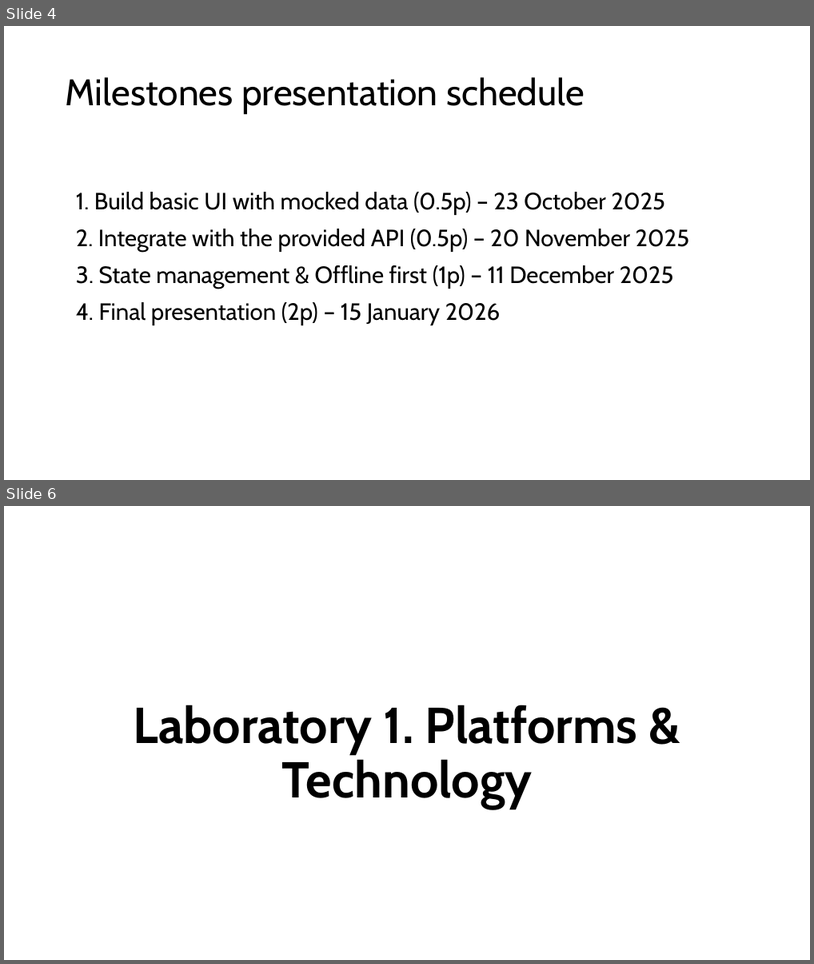
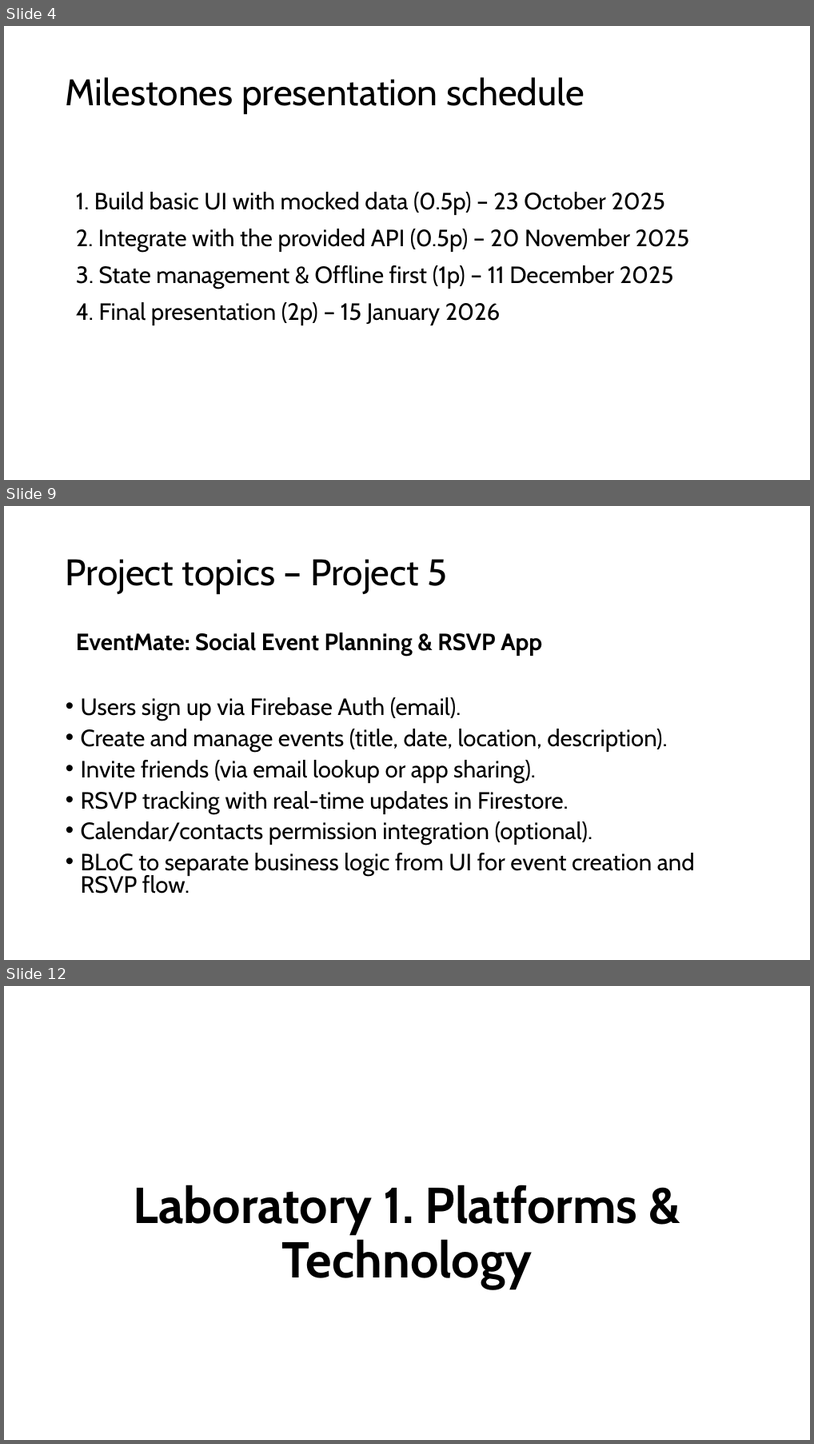
Before and after one commit to rusudinu/mobile-and-embedded-computing, a slide deck: w1/l1/Mobile-and-Embedded-Computing-Lab1.pptx. Shown one above the other, each under a label of ours: slides 4 and 6 before the commit, slides 4, 9 and 12 after it; the slides between them are not shown. The pictures are 814x964 and 814x1444 pixels, drawn with LibreOffice and Linux fonts; fonts in the diff are those of the drawing; background and template pictures are left out. Boxes give left, top, right and bottom in pixels: in the first picture for what was removed or moved away, otherwise in the second. Text is boxed around its words. In the diff, an @@ line names an element or a change of style, - is before the commit and + after.

```diff
--- a/w1/l1/Mobile-and-Embedded-Computing-Lab1.pptx
+++ b/w1/l1/Mobile-and-Embedded-Computing-Lab1.pptx
@@ slide 9 added at [4,506,810,960], background #FFFFFF @@
@@ title added at [66,559,447,594], 44 pt, text #000000 @@
+Project topics – Project 5
@@ text added at [76,632,695,893], 28 pt, text #000000 @@
+EventMate: Social Event Planning & RSVP App
+• Users sign up via Firebase Auth (email).
+• Create and manage events (title, date, location, description).
+• Invite friends (via email lookup or app sharing).
+• RSVP tracking with real-time updates in Firestore.
+• Calendar/contacts permission integration (optional).
+• BLoC to separate business logic from UI for event creation and RSVP flow.
@@ what was slide 6 is now slide 12 @@
```
Also in this commit, not shown: 2 slides changed, 5 other slides added.
